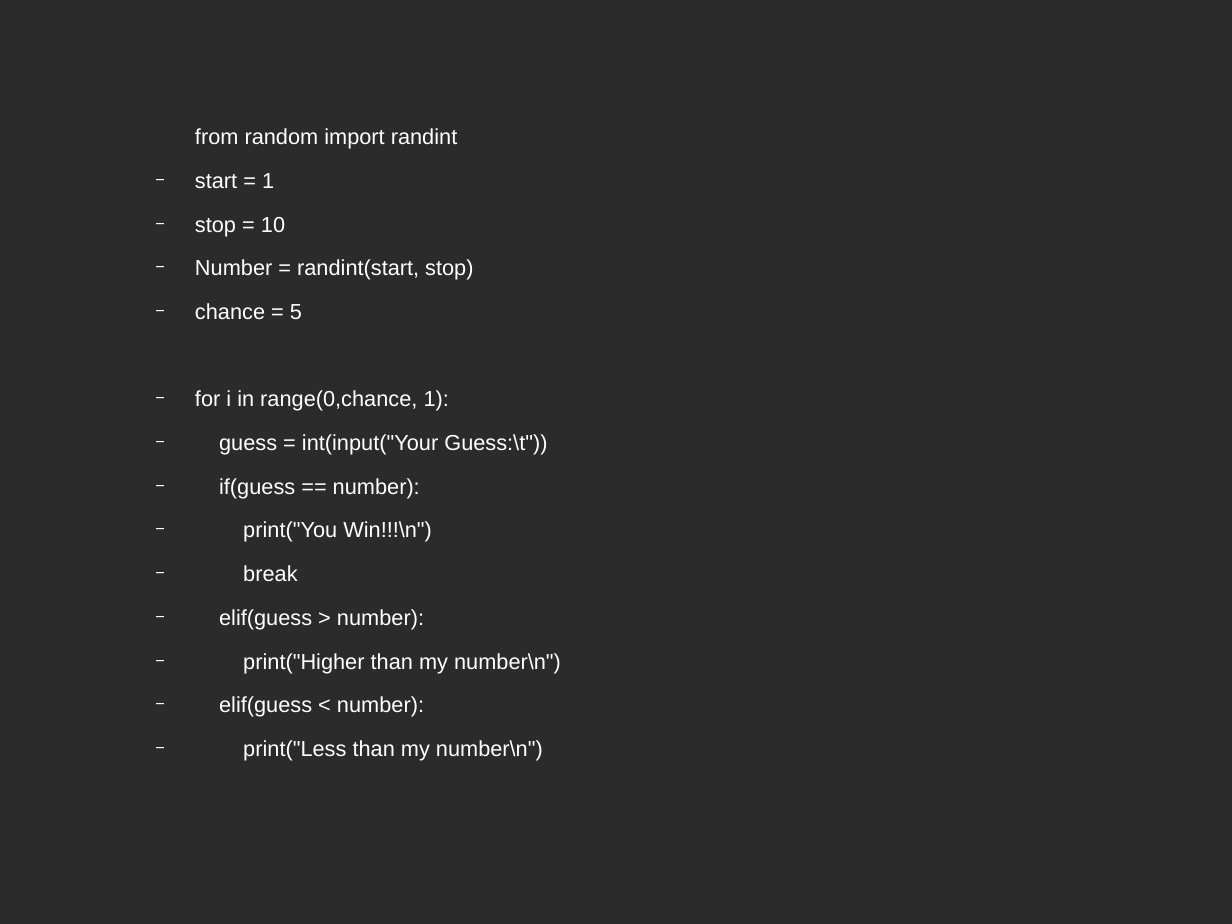
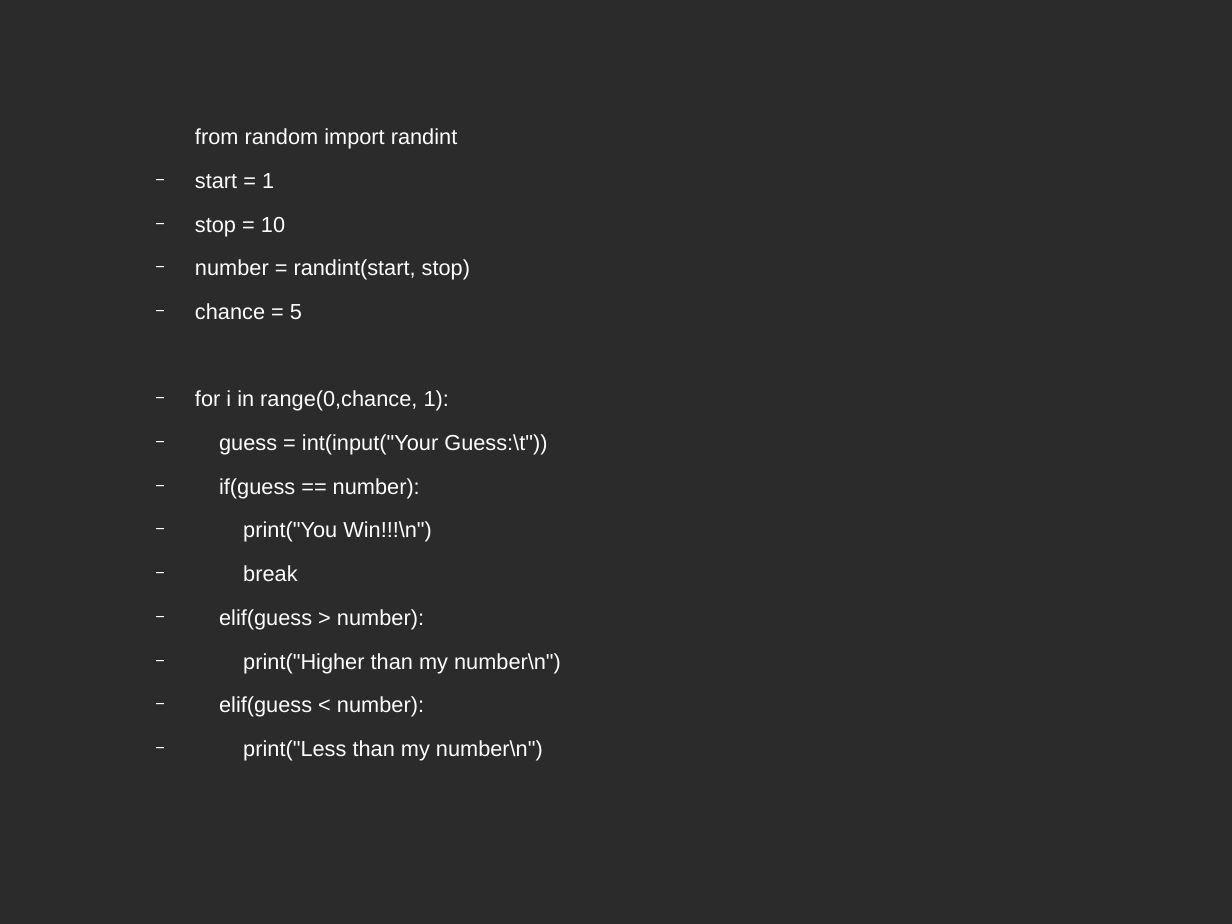
Before and after one commit to mastizada/TeachingPython, a slide deck: slide 40 of lec1/lec1.odp. Drawn at 1232x924 pixels with LibreOffice and Linux fonts; fonts in the diff are those of the drawing; background and template pictures are left out; a plain dark background stands for a picture behind light text. Boxes give left, top, right and bottom in pixels: in the first picture for what was removed or moved away, otherwise in the second. Text is boxed around its words. In the diff, an @@ line names an element or a change of style, - is before the commit and + after.

Commit message:
issure in example code fixed

```diff
--- a/lec1/lec1.odp
+++ b/lec1/lec1.odp
@@ text at box(195, 259, 470, 280): text changed @@
-  − Number = randint(start, stop)
+  − number = randint(start, stop)
```
